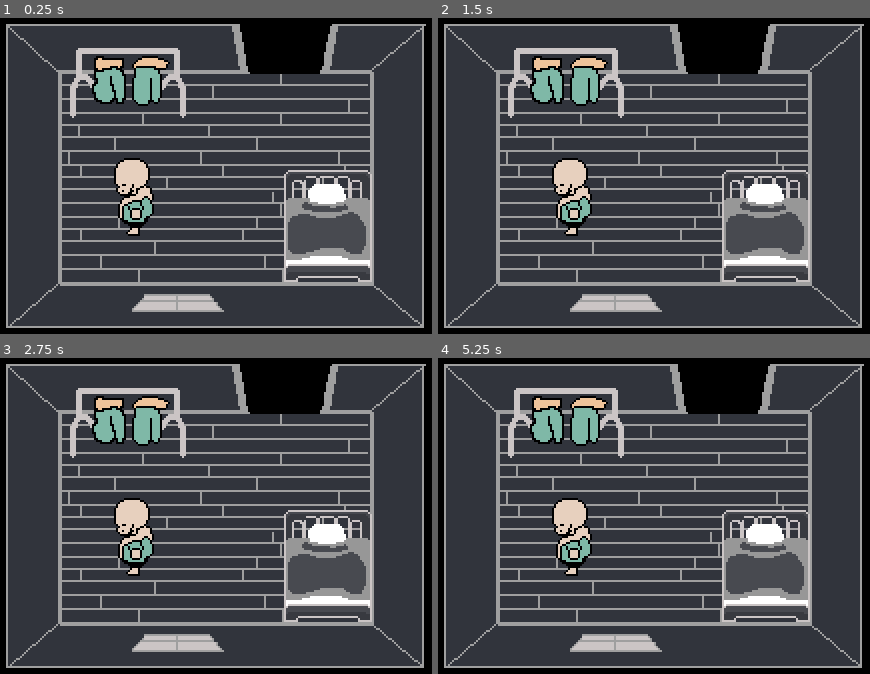
Above: before the commit, frames 1-4 (two rows, left to right).
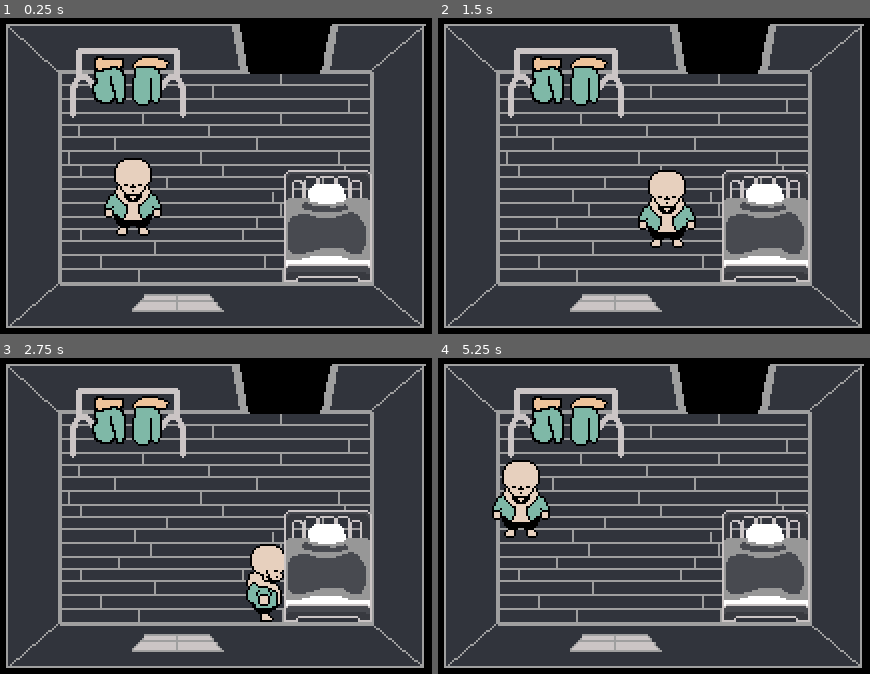
Above: after the commit, the same moments.

Repository: jfraser03/bone-story
Game: Godot game, scene res://TestRoom.tscn
The game is run twice, just before and just after one commit, with the same random seed, the same clock (stepped at 60 frames per second) and the same inputs.
Inputs:
- Up to frame 1 (0.25 s): no input
- Up to frame 2 (1.5 s): tap Enter at 0.5 s; hold Right (ui_right) 0.53-1.28 s; hold Down (ui_down) from 1.28 s (still down)
- Up to frame 3 (2.75 s): release Down (ui_down) at 2.03 s; hold Right (ui_right) from 2.03 s (still down)
- Up to frame 4 (5.25 s): release Right (ui_right) at 2.78 s; hold Up (ui_up) 2.78-3.53 s; hold Left (ui_left) 3.53-5.03 s; hold Down (ui_down) from 5.03 s (still down)

The runs differ from the first frame. In frame 1, 1.2% of the frame differs, in the area x 24-38%, y 44-69%; in frame 2, 3.9%, in the area x 26-60%, y 44-73%; in frame 3, 3.3%; in frame 4, 3.9%.
Error before the commit: Parse Error: Expected indented block after "if" block. (res://walk_state.gd:20)

Commit message:
Added omnidirectional walk

Diff:
--- a/Bonesly.tscn
+++ b/Bonesly.tscn
@@ -17,7 +17,9 @@
 texture_filter = 1
 texture_repeat = 1
 sprite_frames = ExtResource("2_5d2um")
-animation = &"idle_left"
+animation = &"walk_down_left"
+frame = 2
+frame_progress = 0.529204
 
 [node name="CollisionShape2D" type="CollisionShape2D" parent="."]
 position = Vector2(-4.54747e-13, 12)
--- a/bonesly.gd
+++ b/bonesly.gd
@@ -1,14 +1,16 @@
 extends CharacterBody2D
 
 
-@export var MAX_SPEED = 90.0
-@export var ACCELERATION = 4 * 60
-@export var FRICTION = 25 * 60
+@export var MAX_SPEED = 65.0
+@export var ACCELERATION = 350
+@export var FRICTION = 2000
 var input = Vector2.ZERO
 
 
 func _physics_process(delta):
 	input.x = Input.get_axis('ui_left', 'ui_right')
 	input.y = Input.get_axis('ui_up', 'ui_down')
+	input = input.normalized()
+	print(input)
 
 	var colliding = move_and_slide()
--- a/bonesly_animation_sheet.tres
+++ b/bonesly_animation_sheet.tres
@@ -1,12 +1,21 @@
-[gd_resource type="SpriteFrames" load_steps=39 format=3 uid="uid://dkqxhk3y8bxf2"]
+[gd_resource type="SpriteFrames" load_steps=44 format=3 uid="uid://dkqxhk3y8bxf2"]
 
 [ext_resource type="Texture2D" uid="uid://2e40bx0usam5" path="res://bonesly-sprite-sheet.png" id="1_kfo4g"]
+[ext_resource type="Texture2D" uid="uid://bcli7sdk7ombc" path="res://bonesly-8-turn-spritesheet.png" id="2_ghd4y"]
 [ext_resource type="Texture2D" uid="uid://bvdht7pv8nbos" path="res://bonesly-Sheet.png" id="2_jk102"]
 
 [sub_resource type="AtlasTexture" id="AtlasTexture_yct4s"]
 atlas = ExtResource("1_kfo4g")
 region = Rect2(35, 0, 35, 40)
 
+[sub_resource type="AtlasTexture" id="AtlasTexture_ld421"]
+atlas = ExtResource("2_ghd4y")
+region = Rect2(1015, 0, 35, 40)
+
+[sub_resource type="AtlasTexture" id="AtlasTexture_6qrvq"]
+atlas = ExtResource("2_ghd4y")
+region = Rect2(175, 0, 35, 40)
+
 [sub_resource type="AtlasTexture" id="AtlasTexture_kvydq"]
 atlas = ExtResource("2_jk102")
 region = Rect2(455, 0, 35, 40)
@@ -19,133 +28,141 @@
 atlas = ExtResource("1_kfo4g")
 region = Rect2(315, 0, 35, 40)
 
-[sub_resource type="AtlasTexture" id="AtlasTexture_bffgx"]
-atlas = ExtResource("2_jk102")
+[sub_resource type="AtlasTexture" id="AtlasTexture_ucrug"]
+atlas = ExtResource("2_ghd4y")
+region = Rect2(735, 0, 35, 40)
+
+[sub_resource type="AtlasTexture" id="AtlasTexture_cgqqn"]
+atlas = ExtResource("2_ghd4y")
+region = Rect2(455, 0, 35, 40)
+
+[sub_resource type="AtlasTexture" id="AtlasTexture_00m5s"]
+atlas = ExtResource("1_kfo4g")
 region = Rect2(0, 0, 35, 40)
 
-[sub_resource type="AtlasTexture" id="AtlasTexture_3cx7r"]
-atlas = ExtResource("2_jk102")
+[sub_resource type="AtlasTexture" id="AtlasTexture_wqayq"]
+atlas = ExtResource("1_kfo4g")
 region = Rect2(35, 0, 35, 40)
 
-[sub_resource type="AtlasTexture" id="AtlasTexture_ovrlk"]
-atlas = ExtResource("2_jk102")
+[sub_resource type="AtlasTexture" id="AtlasTexture_ylbsi"]
+atlas = ExtResource("1_kfo4g")
 region = Rect2(70, 0, 35, 40)
 
-[sub_resource type="AtlasTexture" id="AtlasTexture_cq25o"]
-atlas = ExtResource("2_jk102")
+[sub_resource type="AtlasTexture" id="AtlasTexture_ogxv0"]
+atlas = ExtResource("1_kfo4g")
 region = Rect2(105, 0, 35, 40)
 
-[sub_resource type="AtlasTexture" id="AtlasTexture_am4l5"]
+[sub_resource type="AtlasTexture" id="AtlasTexture_vc5t6"]
+atlas = ExtResource("2_ghd4y")
+region = Rect2(980, 0, 35, 40)
+
+[sub_resource type="AtlasTexture" id="AtlasTexture_mk1yi"]
+atlas = ExtResource("2_ghd4y")
+region = Rect2(1015, 0, 35, 40)
+
+[sub_resource type="AtlasTexture" id="AtlasTexture_f00ym"]
+atlas = ExtResource("2_ghd4y")
+region = Rect2(1050, 0, 35, 40)
+
+[sub_resource type="AtlasTexture" id="AtlasTexture_xytp8"]
+atlas = ExtResource("2_ghd4y")
+region = Rect2(1085, 0, 35, 40)
+
+[sub_resource type="AtlasTexture" id="AtlasTexture_jivtm"]
+atlas = ExtResource("2_ghd4y")
+region = Rect2(140, 0, 35, 40)
+
+[sub_resource type="AtlasTexture" id="AtlasTexture_6ky7d"]
+atlas = ExtResource("2_ghd4y")
+region = Rect2(175, 0, 35, 40)
+
+[sub_resource type="AtlasTexture" id="AtlasTexture_yihi6"]
+atlas = ExtResource("2_ghd4y")
+region = Rect2(210, 0, 35, 40)
+
+[sub_resource type="AtlasTexture" id="AtlasTexture_31mbr"]
+atlas = ExtResource("2_ghd4y")
+region = Rect2(245, 0, 35, 40)
+
+[sub_resource type="AtlasTexture" id="AtlasTexture_1bs5j"]
 atlas = ExtResource("2_jk102")
 region = Rect2(420, 0, 35, 40)
 
-[sub_resource type="AtlasTexture" id="AtlasTexture_7f05h"]
+[sub_resource type="AtlasTexture" id="AtlasTexture_7l3pb"]
 atlas = ExtResource("2_jk102")
 region = Rect2(455, 0, 35, 40)
 
-[sub_resource type="AtlasTexture" id="AtlasTexture_4bsb3"]
+[sub_resource type="AtlasTexture" id="AtlasTexture_3ljp8"]
 atlas = ExtResource("2_jk102")
 region = Rect2(490, 0, 35, 40)
 
-[sub_resource type="AtlasTexture" id="AtlasTexture_0omnu"]
+[sub_resource type="AtlasTexture" id="AtlasTexture_vlrxf"]
 atlas = ExtResource("2_jk102")
 region = Rect2(525, 0, 35, 40)
 
-[sub_resource type="AtlasTexture" id="AtlasTexture_7p0s3"]
+[sub_resource type="AtlasTexture" id="AtlasTexture_ti0ma"]
 atlas = ExtResource("2_jk102")
 region = Rect2(140, 0, 35, 40)
 
-[sub_resource type="AtlasTexture" id="AtlasTexture_wm2ol"]
+[sub_resource type="AtlasTexture" id="AtlasTexture_d1j1e"]
 atlas = ExtResource("2_jk102")
 region = Rect2(175, 0, 35, 40)
 
-[sub_resource type="AtlasTexture" id="AtlasTexture_834o6"]
+[sub_resource type="AtlasTexture" id="AtlasTexture_f4gfk"]
 atlas = ExtResource("2_jk102")
 region = Rect2(210, 0, 35, 40)
 
-[sub_resource type="AtlasTexture" id="AtlasTexture_0s73o"]
+[sub_resource type="AtlasTexture" id="AtlasTexture_kfbh7"]
 atlas = ExtResource("2_jk102")
 region = Rect2(245, 0, 35, 40)
 
-[sub_resource type="AtlasTexture" id="AtlasTexture_0eyt0"]
+[sub_resource type="AtlasTexture" id="AtlasTexture_s8bv4"]
 atlas = ExtResource("2_jk102")
 region = Rect2(280, 0, 35, 40)
 
-[sub_resource type="AtlasTexture" id="AtlasTexture_ew7uv"]
+[sub_resource type="AtlasTexture" id="AtlasTexture_ina2m"]
 atlas = ExtResource("2_jk102")
 region = Rect2(315, 0, 35, 40)
 
-[sub_resource type="AtlasTexture" id="AtlasTexture_r6jtx"]
+[sub_resource type="AtlasTexture" id="AtlasTexture_s44ie"]
 atlas = ExtResource("2_jk102")
 region = Rect2(350, 0, 35, 40)
 
-[sub_resource type="AtlasTexture" id="AtlasTexture_ckxg5"]
+[sub_resource type="AtlasTexture" id="AtlasTexture_uktbe"]
 atlas = ExtResource("2_jk102")
 region = Rect2(385, 0, 35, 40)
 
-[sub_resource type="AtlasTexture" id="AtlasTexture_00m5s"]
-atlas = ExtResource("1_kfo4g")
-region = Rect2(0, 0, 35, 40)
-
-[sub_resource type="AtlasTexture" id="AtlasTexture_wqayq"]
-atlas = ExtResource("1_kfo4g")
-region = Rect2(35, 0, 35, 40)
-
-[sub_resource type="AtlasTexture" id="AtlasTexture_ylbsi"]
-atlas = ExtResource("1_kfo4g")
-region = Rect2(70, 0, 35, 40)
-
-[sub_resource type="AtlasTexture" id="AtlasTexture_ogxv0"]
-atlas = ExtResource("1_kfo4g")
-region = Rect2(105, 0, 35, 40)
-
-[sub_resource type="AtlasTexture" id="AtlasTexture_1bs5j"]
-atlas = ExtResource("2_jk102")
+[sub_resource type="AtlasTexture" id="AtlasTexture_55x5y"]
+atlas = ExtResource("2_ghd4y")
+region = Rect2(700, 0, 35, 40)
+
+[sub_resource type="AtlasTexture" id="AtlasTexture_64hb2"]
+atlas = ExtResource("2_ghd4y")
+region = Rect2(735, 0, 35, 40)
+
+[sub_resource type="AtlasTexture" id="AtlasTexture_qtdv2"]
+atlas = ExtResource("2_ghd4y")
+region = Rect2(770, 0, 35, 40)
+
+[sub_resource type="AtlasTexture" id="AtlasTexture_i1ggx"]
+atlas = ExtResource("2_ghd4y")
+region = Rect2(805, 0, 35, 40)
+
+[sub_resource type="AtlasTexture" id="AtlasTexture_q15di"]
+atlas = ExtResource("2_ghd4y")
 region = Rect2(420, 0, 35, 40)
 
-[sub_resource type="AtlasTexture" id="AtlasTexture_7l3pb"]
-atlas = ExtResource("2_jk102")
+[sub_resource type="AtlasTexture" id="AtlasTexture_gas1q"]
+atlas = ExtResource("2_ghd4y")
 region = Rect2(455, 0, 35, 40)
 
-[sub_resource type="AtlasTexture" id="AtlasTexture_3ljp8"]
-atlas = ExtResource("2_jk102")
+[sub_resource type="AtlasTexture" id="AtlasTexture_7u25y"]
+atlas = ExtResource("2_ghd4y")
 region = Rect2(490, 0, 35, 40)
 
-[sub_resource type="AtlasTexture" id="AtlasTexture_vlrxf"]
-atlas = ExtResource("2_jk102")
+[sub_resource type="AtlasTexture" id="AtlasTexture_vafdu"]
+atlas = ExtResource("2_ghd4y")
 region = Rect2(525, 0, 35, 40)
-
-[sub_resource type="AtlasTexture" id="AtlasTexture_ti0ma"]
-atlas = ExtResource("2_jk102")
-region = Rect2(140, 0, 35, 40)
-
-[sub_resource type="AtlasTexture" id="AtlasTexture_d1j1e"]
-atlas = ExtResource("2_jk102")
-region = Rect2(175, 0, 35, 40)
-
-[sub_resource type="AtlasTexture" id="AtlasTexture_f4gfk"]
-atlas = ExtResource("2_jk102")
-region = Rect2(210, 0, 35, 40)
-
-[sub_resource type="AtlasTexture" id="AtlasTexture_kfbh7"]
-atlas = ExtResource("2_jk102")
-region = Rect2(245, 0, 35, 40)
-
-[sub_resource type="AtlasTexture" id="AtlasTexture_s8bv4"]
-atlas = ExtResource("2_jk102")
-region = Rect2(280, 0, 35, 40)
-
-[sub_resource type="AtlasTexture" id="AtlasTexture_ina2m"]
-atlas = ExtResource("2_jk102")
-region = Rect2(315, 0, 35, 40)
-
-[sub_resource type="AtlasTexture" id="AtlasTexture_s44ie"]
-atlas = ExtResource("2_jk102")
-region = Rect2(350, 0, 35, 40)
-
-[sub_resource type="AtlasTexture" id="AtlasTexture_uktbe"]
-atlas = ExtResource("2_jk102")
-region = Rect2(385, 0, 35, 40)
 
 [resource]
 animations = [{
@@ -159,6 +176,22 @@
 }, {
 "frames": [{
 "duration": 1.0,
+"texture": SubResource("AtlasTexture_ld421")
+}],
+"loop": true,
+"name": &"idle_down_left",
+"speed": 5.0
+}, {
+"frames": [{
+"duration": 1.0,
+"texture": SubResource("AtlasTexture_6qrvq")
+}],
+"loop": true,
+"name": &"idle_down_right",
+"speed": 5.0
+}, {
+"frames": [{
+"duration": 1.0,
 "texture": SubResource("AtlasTexture_kvydq")
 }],
 "loop": true,
@@ -183,71 +216,19 @@
 }, {
 "frames": [{
 "duration": 1.0,
-"texture": SubResource("AtlasTexture_bffgx")
-}, {
-"duration": 1.0,
-"texture": SubResource("AtlasTexture_3cx7r")
-}, {
-"duration": 1.0,
-"texture": SubResource("AtlasTexture_ovrlk")
-}, {
-"duration": 1.0,
-"texture": SubResource("AtlasTexture_cq25o")
-}],
-"loop": true,
-"name": &"sneak_down",
-"speed": 2.0
-}, {
-"frames": [{
-"duration": 1.0,
-"texture": SubResource("AtlasTexture_am4l5")
-}, {
-"duration": 1.0,
-"texture": SubResource("AtlasTexture_7f05h")
-}, {
-"duration": 1.0,
-"texture": SubResource("AtlasTexture_4bsb3")
-}, {
-"duration": 1.0,
-"texture": SubResource("AtlasTexture_0omnu")
-}],
-"loop": true,
-"name": &"sneak_left",
-"speed": 2.0
-}, {
-"frames": [{
-"duration": 1.0,
-"texture": SubResource("AtlasTexture_7p0s3")
-}, {
-"duration": 1.0,
-"texture": SubResource("AtlasTexture_wm2ol")
-}, {
-"duration": 1.0,
-"texture": SubResource("AtlasTexture_834o6")
-}, {
-"duration": 1.0,
-"texture": SubResource("AtlasTexture_0s73o")
-}],
-"loop": true,
-"name": &"sneak_right",
-"speed": 2.0
-}, {
-"frames": [{
-"duration": 1.0,
-"texture": SubResource("AtlasTexture_0eyt0")
-}, {
-"duration": 1.0,
-"texture": SubResource("AtlasTexture_ew7uv")
-}, {
-"duration": 1.0,
-"texture": SubResource("AtlasTexture_r6jtx")
-}, {
-"duration": 1.0,
-"texture": SubResource("AtlasTexture_ckxg5")
-}],
-"loop": true,
-"name": &"sneak_up",
-"speed": 2.0
+"texture": SubResource("AtlasTexture_ucrug")
+}],
+"loop": true,
+"name": &"idle_up_left",
+"speed": 5.0
+}, {
+"frames": [{
+"duration": 1.0,
+"texture": SubResource("AtlasTexture_cgqqn")
+}],
+"loop": true,
+"name": &"idle_up_right",
+"speed": 5.0
 }, {
 "frames": [{
 "duration": 1.0,
@@ -268,6 +249,40 @@
 }, {
 "frames": [{
 "duration": 1.0,
+"texture": SubResource("AtlasTexture_vc5t6")
+}, {
+"duration": 1.0,
+"texture": SubResource("AtlasTexture_mk1yi")
+}, {
+"duration": 1.0,
+"texture": SubResource("AtlasTexture_f00ym")
+}, {
+"duration": 1.0,
+"texture": SubResource("AtlasTexture_xytp8")
+}],
+"loop": true,
+"name": &"walk_down_left",
+"speed": 5.0
+}, {
+"frames": [{
+"duration": 1.0,
+"texture": SubResource("AtlasTexture_jivtm")
+}, {
+"duration": 1.0,
+"texture": SubResource("AtlasTexture_6ky7d")
+}, {
+"duration": 1.0,
+"texture": SubResource("AtlasTexture_yihi6")
+}, {
+"duration": 1.0,
+"texture": SubResource("AtlasTexture_31mbr")
+}],
+"loop": true,
+"name": &"walk_down_right",
+"speed": 5.0
+}, {
+"frames": [{
+"duration": 1.0,
 "texture": SubResource("AtlasTexture_1bs5j")
 }, {
 "duration": 1.0,
@@ -316,4 +331,38 @@
 "loop": true,
 "name": &"walk_up",
 "speed": 5.0
+}, {
+"frames": [{
+"duration": 1.0,
+"texture": SubResource("AtlasTexture_55x5y")
+}, {
+"duration": 1.0,
+"texture": SubResource("AtlasTexture_64hb2")
+}, {
+"duration": 1.0,
+"texture": SubResource("AtlasTexture_qtdv2")
+}, {
+"duration": 1.0,
+"texture": SubResource("AtlasTexture_i1ggx")
+}],
+"loop": true,
+"name": &"walk_up_left",
+"speed": 5.0
+}, {
+"frames": [{
+"duration": 1.0,
+"texture": SubResource("AtlasTexture_q15di")
+}, {
+"duration": 1.0,
+"texture": SubResource("AtlasTexture_gas1q")
+}, {
+"duration": 1.0,
+"texture": SubResource("AtlasTexture_7u25y")
+}, {
+"duration": 1.0,
+"texture": SubResource("AtlasTexture_vafdu")
+}],
+"loop": true,
+"name": &"walk_up_right",
+"speed": 5.0
 }]
--- a/state_machine.gd
+++ b/state_machine.gd
@@ -41,4 +41,9 @@
 
 func _play_animation(state):
 	var animation = state + "_" + direction
+
+	var current_frame = Sprite.get_frame()
+	var progress = Sprite.get_frame_progress()
+
 	Sprite.play(animation)
+	Sprite.set_frame_and_progress(current_frame, progress)
--- a/walk_state.gd
+++ b/walk_state.gd
@@ -1,20 +1,42 @@
 extends State
 
-var current_direction = get_parent().direction
+@onready var StateMachine = get_parent()
+var prev_direction = Vector2.ZERO # Used to tell idle state direction to point && to check if walking a new direction
+var direction : String
 
 func _enter_state():
 	play_animation.emit('walk')
 
 func _physics_update(delta, Actor):
+	if prev_direction != Actor.input: change_direction(Actor)
+
 	if Actor.input:
 		Actor.velocity.x = move_toward(Actor.velocity.x, Actor.MAX_SPEED * Actor.input.x, Actor.ACCELERATION * delta)
 		Actor.velocity.y = move_toward(Actor.velocity.y, Actor.MAX_SPEED * Actor.input.y, Actor.ACCELERATION * delta)
+		prev_direction = Actor.input
 	else:
+		StateMachine.direction = direction
 		change_state.emit('idle')
 
-	check_direction_change()
+func change_direction(Actor):
+	var input = Actor.input
+	if input.y > 0:
+		direction = "down"
+		check_x(input.x)
+	elif input.y < 0:
+		direction = "up"
+		check_x(input.x)
+	elif input.y == 0:
+		if input.x > 0:
+			direction = "right"
+		elif input.x < 0:
+			direction = "left"
 
-func check_direction_change():
-	var x_dir
-	var y_dir
-	if Actor.input.x > 0:
+	StateMachine.direction = direction
+	play_animation.emit('walk')
+
+func check_x(x):
+	if x > 0:
+		direction += "_right"
+	elif x < 0:
+		direction += "_left"
Binary file added: bonesly-8-turn-spritesheet.png
Not shown, added: bonesly-8-turn-spritesheet.png.import
Binary file changed: bonesly.aseprite
